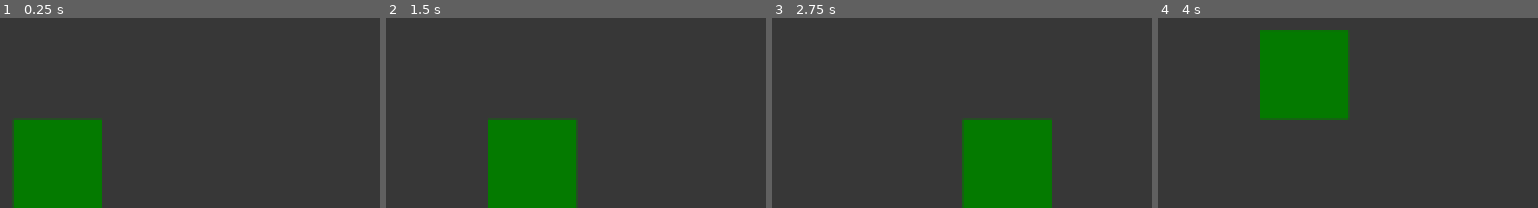
Above: before the commit, frames 1-4 (left to right).
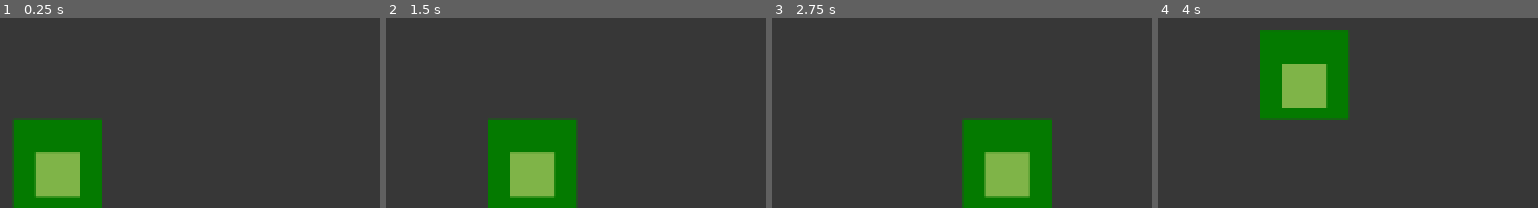
Above: after the commit, the same moments.

Repository: fredchien3/20-game-challenge
Game: Godot game, scene res://scenes/main.tscn
The game is run twice, just before and just after one commit, with the same random seed, the same clock (stepped at 60 frames per second) and the same inputs.
Inputs:
- Up to frame 1 (0.25 s): no input
- Up to frame 2 (1.5 s): tap Enter at 0.5 s; hold Right (move_right) 0.53-1.28 s; tap Space at 1.25 s; hold S (move_down) from 1.28 s (still down)
- Up to frame 3 (2.75 s): tap Enter at 2 s; release S (move_down) at 2.03 s; hold Right (move_right) from 2.03 s (still down)
- Up to frame 4 (4 s): tap Space at 2.75 s; release Right (move_right) at 2.78 s; hold W (move_up) 2.78-3.53 s; tap Enter at 3.5 s; hold A (move_left) from 3.53 s (still down)

The runs differ from the first frame. In frame 1, 2.9% of the frame differs, in the area x 8-22%, y 70-95%; in frame 2, 2.9%; in frame 3, 2.9%, in the area x 55-68%, y 70-95%; in frame 4, 2.8%.

Commit message:
Add belly to frog

Diff:
--- a/3--frogger/scenes/frog.tscn
+++ b/3--frogger/scenes/frog.tscn
@@ -13,6 +13,13 @@
 offset_bottom = 64.0
 color = Color(0.0172149, 0.478145, 0, 1)
 
+[node name="ColorRect2" type="ColorRect" parent="."]
+offset_left = 16.0
+offset_top = 24.0
+offset_right = 48.0
+offset_bottom = 56.0
+color = Color(0.499838, 0.705425, 0.282951, 1)
+
 [node name="CollisionShape2D" type="CollisionShape2D" parent="."]
 position = Vector2(32, 32)
 shape = SubResource("RectangleShape2D_u8gyo")
